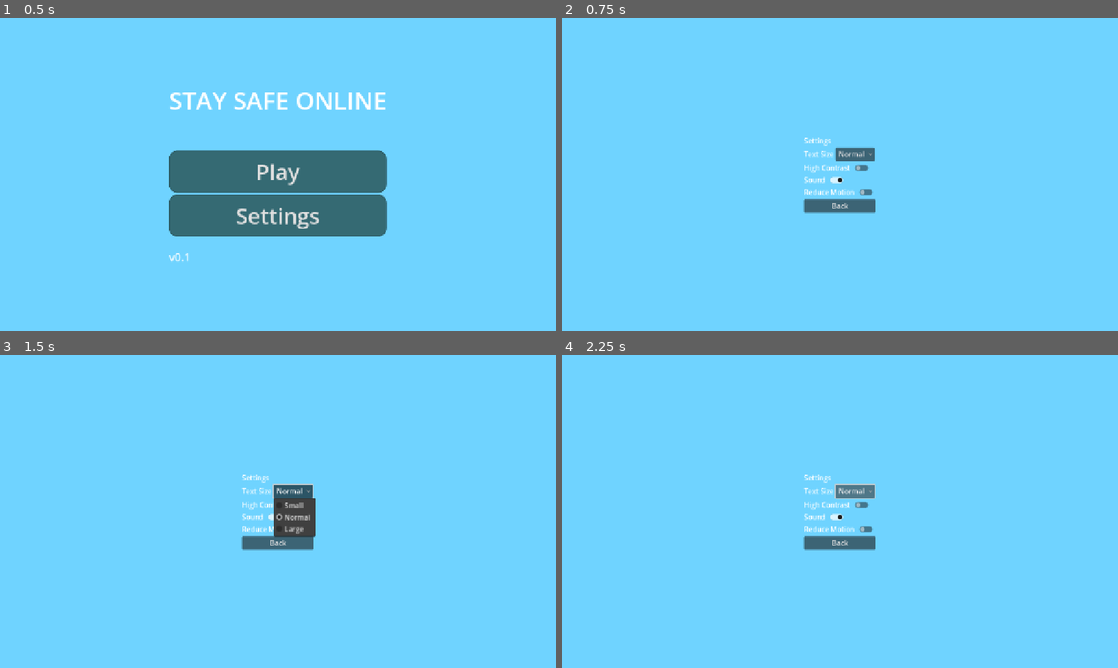
Above: before the commit, frames 1-4 (two rows, left to right).
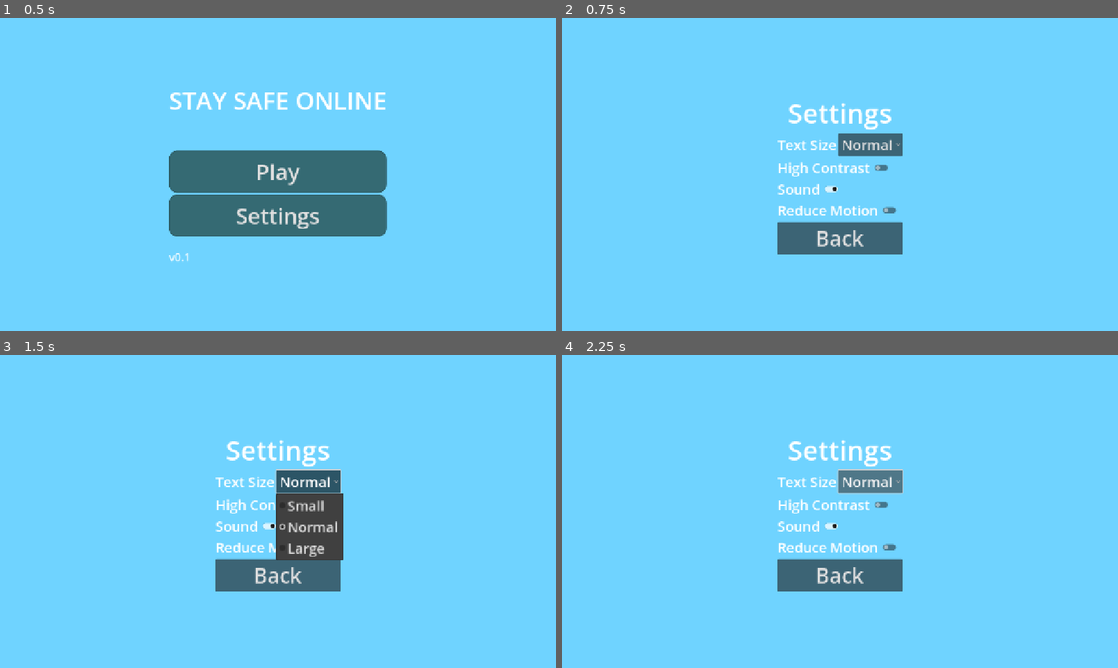
Above: after the commit, the same moments.

Repository: stackedStewart/online-safety-gamified-prototype
Game: Godot game, scene res://scenes/main.tscn
The game is run twice, just before and just after one commit, with the same random seed, the same clock (stepped at 60 frames per second) and the same inputs.
Inputs:
- Up to frame 1 (0.5 s): no input
- Up to frame 2 (0.75 s): click "Settings" at 0.5 s
- Up to frame 3 (1.5 s): click "Normal" at 1.25 s
- Up to frame 4 (2.25 s): click "Normal" at 2 s

Frame 1 is identical in both runs. In frame 2, 5.6% of the frame differs, in the area x 38-62%, y 27-76%; in frame 3, 6.9%; in frame 4, 5.7%.

Commit message:
adding improved ui

Diff:
--- a/scenes/main.gd
+++ b/scenes/main.gd
@@ -1,5 +1,7 @@
 extends Node
 
-func _ready():
-	# Load the main menu when the game starts
+func _ready() -> void:
+	call_deferred("_go_to_menu")
+
+func _go_to_menu() -> void:
 	get_tree().change_scene_to_file("res://scenes/menu.tscn")
--- a/scenes/settings_screen.tscn
+++ b/scenes/settings_screen.tscn
@@ -36,23 +36,28 @@
 
 [node name="TitleLabel" type="Label" parent="PageCenter/Margin/Layout"]
 layout_mode = 2
+theme_override_font_sizes/font_size = 62
 text = "Settings"
+horizontal_alignment = 1
 
 [node name="TextSizeRow" type="HBoxContainer" parent="PageCenter/Margin/Layout"]
 layout_mode = 2
 
 [node name="TextSizeLabel" type="Label" parent="PageCenter/Margin/Layout/TextSizeRow"]
 layout_mode = 2
+theme_override_font_sizes/font_size = 32
 text = "Text Size"
 
 [node name="TextSizeOption" type="OptionButton" parent="PageCenter/Margin/Layout/TextSizeRow"]
 layout_mode = 2
+theme_override_font_sizes/font_size = 32
 
 [node name="HighContrastRow" type="HBoxContainer" parent="PageCenter/Margin/Layout"]
 layout_mode = 2
 
 [node name="HighContrastLabel" type="Label" parent="PageCenter/Margin/Layout/HighContrastRow"]
 layout_mode = 2
+theme_override_font_sizes/font_size = 32
 text = "High Contrast"
 
 [node name="HighContrastToggle" type="CheckButton" parent="PageCenter/Margin/Layout/HighContrastRow"]
@@ -63,6 +68,7 @@
 
 [node name="SoundLabel" type="Label" parent="PageCenter/Margin/Layout/SoundRow"]
 layout_mode = 2
+theme_override_font_sizes/font_size = 32
 text = "Sound"
 
 [node name="SoundToggle" type="CheckButton" parent="PageCenter/Margin/Layout/SoundRow"]
@@ -73,6 +79,7 @@
 
 [node name="ReduceMotionLabel" type="Label" parent="PageCenter/Margin/Layout/ReduceMotionRow"]
 layout_mode = 2
+theme_override_font_sizes/font_size = 32
 text = "Reduce Motion"
 
 [node name="ReduceMotionToggle" type="CheckButton" parent="PageCenter/Margin/Layout/ReduceMotionRow"]
@@ -80,4 +87,5 @@
 
 [node name="BackButton" type="Button" parent="PageCenter/Margin/Layout"]
 layout_mode = 2
+theme_override_font_sizes/font_size = 48
 text = "Back"
--- /dev/null
+++ b/ui/themes/theme_default.tres
@@ -0,0 +1,51 @@
+[gd_resource type="Theme" load_steps=5 format=3 uid="uid://vqgddkonbfmn"]
+
+[sub_resource type="StyleBoxFlat" id="StyleBoxFlat_xpxyt"]
+content_margin_left = 18.0
+content_margin_top = 12.0
+content_margin_right = 18.0
+content_margin_bottom = 12.0
+bg_color = Color(0.8784314, 0.8784314, 0.8784314, 1)
+corner_radius_top_left = 22
+corner_radius_top_right = 22
+corner_radius_bottom_right = 22
+corner_radius_bottom_left = 22
+
+[sub_resource type="StyleBoxFlat" id="StyleBoxFlat_i2xc0"]
+content_margin_left = 18.0
+content_margin_top = 12.0
+content_margin_right = 18.0
+content_margin_bottom = 12.0
+bg_color = Color(1, 0.654902, 0.14901961, 1)
+corner_radius_top_left = 18
+corner_radius_top_right = 18
+corner_radius_bottom_right = 18
+corner_radius_bottom_left = 18
+
+[sub_resource type="StyleBoxFlat" id="StyleBoxFlat_c2lqr"]
+content_margin_left = 18.0
+content_margin_top = 12.0
+content_margin_right = 18.0
+content_margin_bottom = 12.0
+bg_color = Color(1, 0.7019608, 0.2784314, 1)
+corner_radius_top_left = 22
+corner_radius_top_right = 22
+corner_radius_bottom_right = 22
+corner_radius_bottom_left = 22
+
+[sub_resource type="StyleBoxFlat" id="StyleBoxFlat_uf2kn"]
+content_margin_left = 18.0
+content_margin_top = 12.0
+content_margin_right = 18.0
+content_margin_bottom = 12.0
+bg_color = Color(0.9843137, 0.54901963, 0, 1)
+corner_radius_top_left = 18
+corner_radius_top_right = 18
+corner_radius_bottom_right = 18
+corner_radius_bottom_left = 18
+
+[resource]
+Button/styles/disabled = SubResource("StyleBoxFlat_xpxyt")
+Button/styles/hover = SubResource("StyleBoxFlat_i2xc0")
+Button/styles/normal = SubResource("StyleBoxFlat_c2lqr")
+Button/styles/pressed = SubResource("StyleBoxFlat_uf2kn")
